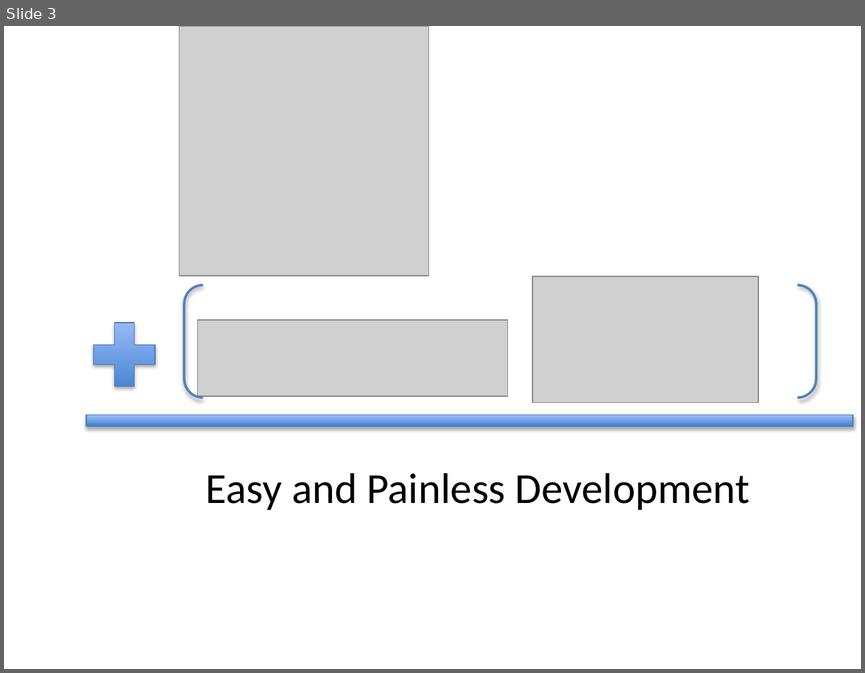
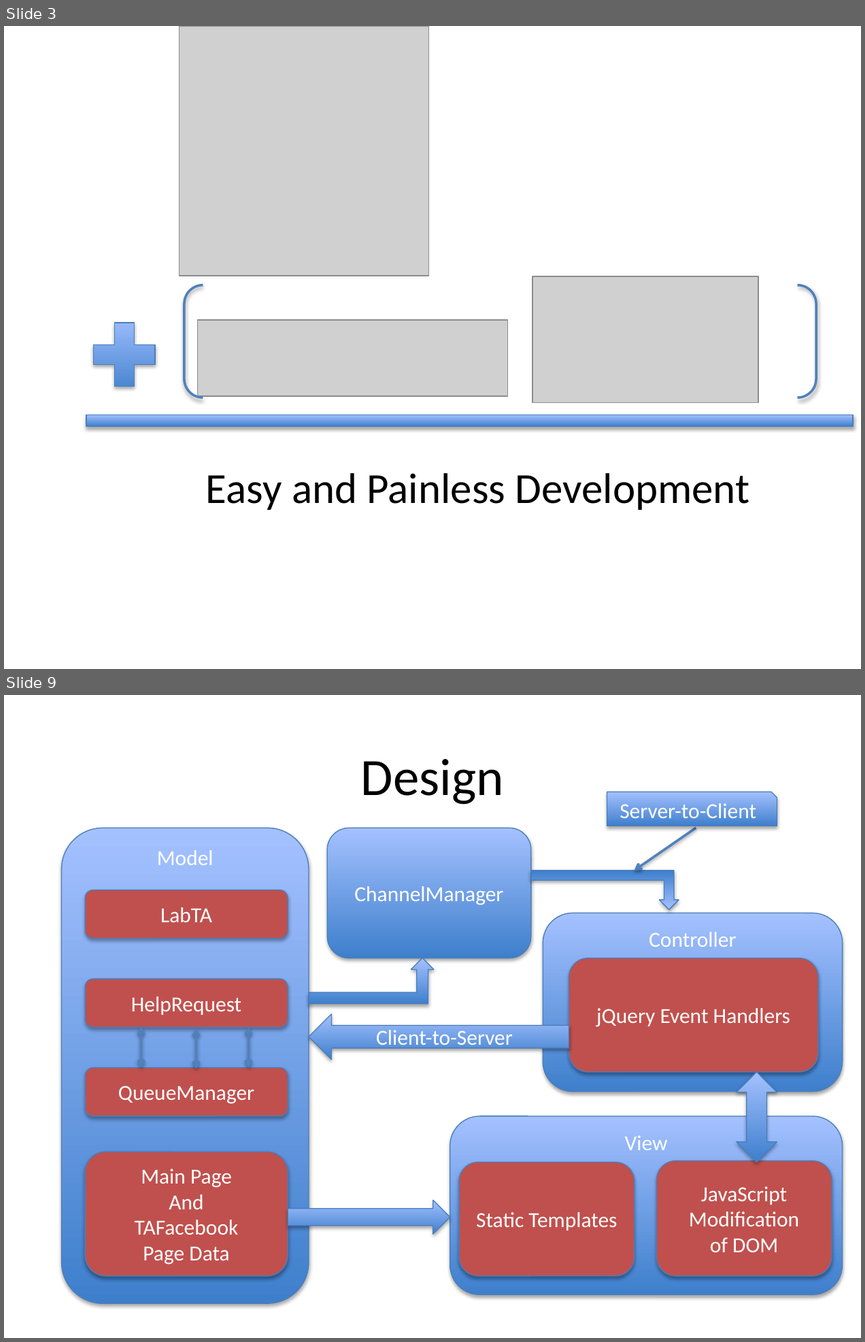
Before and after one commit to PrincetonCS-UCA/LabQueue, a slide deck: graphics.pptx. Shown one above the other, each under a label of ours: slide 3 before the commit, slides 3 and 9 after it; the slides between them are not shown. The pictures are 865x673 and 865x1342 pixels, drawn with LibreOffice and Linux fonts; fonts in the diff are those of the drawing; grey boxes stand for pictures. Boxes give left, top, right and bottom in pixels: in the first picture for what was removed or moved away, otherwise in the second. Text is boxed around its words. In the diff, an @@ line names an element or a change of style, - is before the commit and + after.

Commit message:
Part of the write up that is concerned with features and design

```diff
--- a/graphics.pptx
+++ b/graphics.pptx
@@ slide 9 added at box(4, 695, 861, 1338), background #FFFFFF @@
@@ title added at box(361, 759, 504, 804), 44 pt, text #000000 @@
+Design
@@ snip rect added at box(607, 792, 777, 826), fill gradient #3F80CE to #A4C4FF, outline #4B7EBC 0.75 pt, 18 pt, text #FFFFFF @@
+Server-to-Client
@@ rounded rectangle added at box(61, 828, 308, 1304), fill gradient #3F80CE to #A4C4FF, outline #4B7EBC 0.75 pt, 18 pt, text #FFFFFF @@
+Model
@@ rounded rectangle added at box(327, 828, 531, 958), fill gradient #3F80CE to #A4C4FF, outline #4B7EBC 0.75 pt, 18 pt, text #FFFFFF @@
+ChannelManager
@@ arrow added from (696, 828) to (634, 870), #4F81BD 2 pt @@
@@ bent up arrow added at box(531, 870, 679, 910), fill gradient #3F80CE to #A4C4FF, outline #4B7EBC 0.75 pt @@
@@ rounded rectangle added at box(86, 889, 288, 938), fill #C0504D, outline #4B7EBC 0.75 pt, 18 pt, text #FFFFFF @@
+LabTA
@@ rounded rectangle added at box(543, 913, 842, 1091), fill gradient #3F80CE to #A4C4FF, outline #4B7EBC 0.75 pt, 18 pt, text #FFFFFF @@
+Controller
@@ bent up arrow added at box(309, 958, 434, 1004), fill gradient #3F80CE to #A4C4FF, outline #4B7EBC 0.75 pt @@
@@ rounded rectangle added at box(568, 958, 818, 1072), fill #C0504D, outline #4B7EBC 0.75 pt, 18 pt, text #FFFFFF @@
+jQuery Event Handlers
@@ rounded rectangle added at box(86, 979, 288, 1027), fill #C0504D, outline #4B7EBC 0.75 pt, 18 pt, text #FFFFFF @@
+HelpRequest
@@ left arrow added at box(309, 1014, 570, 1059), fill gradient #3F80CE to #A4C4FF, outline #4B7EBC 0.75 pt, 18 pt, text #FFFFFF @@
+Client-to-Server
@@ double arrow added from (141, 1027) to (141, 1068), #4F81BD 2 pt @@
@@ double arrow added from (196, 1028) to (196, 1068), #4F81BD 2 pt @@
@@ double arrow added from (248, 1028) to (248, 1068), #4F81BD 2 pt @@
@@ rounded rectangle added at box(86, 1068, 288, 1116), fill #C0504D, outline #4B7EBC 0.75 pt, 18 pt, text #FFFFFF @@
+QueueManager
@@ up down arrow added at box(736, 1072, 777, 1162), fill gradient #3F80CE to #A4C4FF, outline #4B7EBC 0.75 pt @@
@@ rounded rectangle added at box(449, 1116, 842, 1294), fill gradient #3F80CE to #A4C4FF, outline #4B7EBC 0.75 pt, 18 pt, text #FFFFFF @@
+View
@@ rounded rectangle added at box(86, 1152, 288, 1276), fill #C0504D, outline #4B7EBC 0.75 pt, 18 pt, text #FFFFFF @@
+Main Page
+And
+TAFacebook
+Page Data
@@ rounded rectangle added at box(459, 1162, 634, 1276), fill #C0504D, outline #4B7EBC 0.75 pt, 18 pt, text #FFFFFF @@
+Static Templates
@@ rounded rectangle added at box(656, 1160, 832, 1275), fill #C0504D, outline #4B7EBC 0.75 pt, 18 pt, text #FFFFFF @@
+JavaScript
+Modification
+of DOM
@@ right arrow added at box(288, 1200, 449, 1234), fill gradient #3F80CE to #A4C4FF, outline #4B7EBC 0.75 pt @@
```
Also in this commit, not shown: 5 other slides added, 1 other file.
